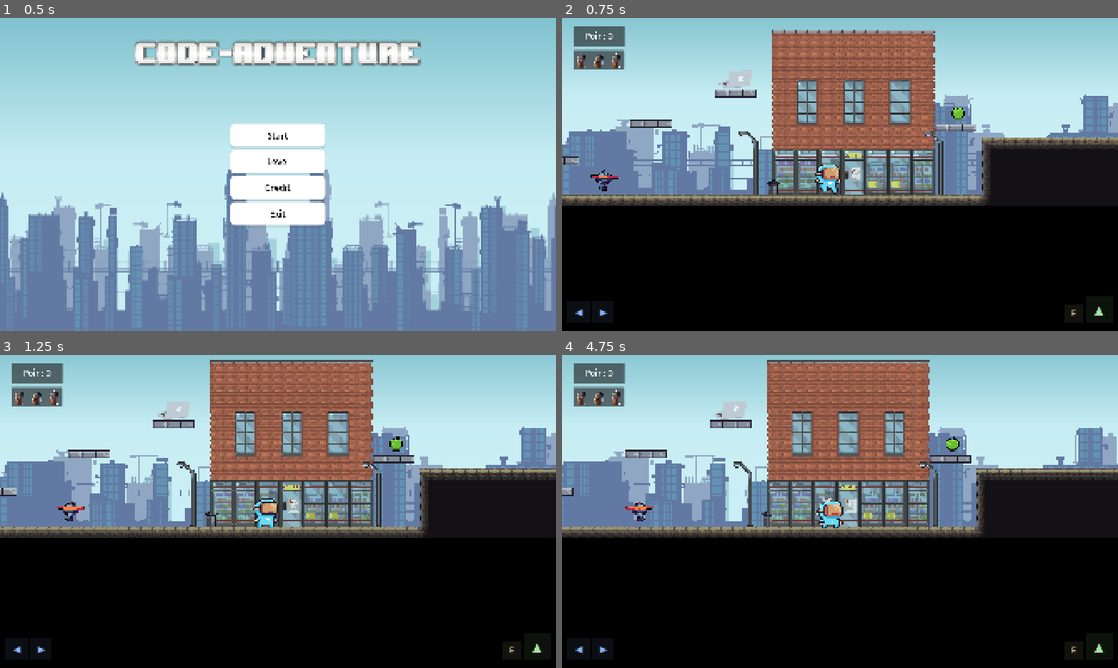
Above: before the commit, frames 1-4 (two rows, left to right).
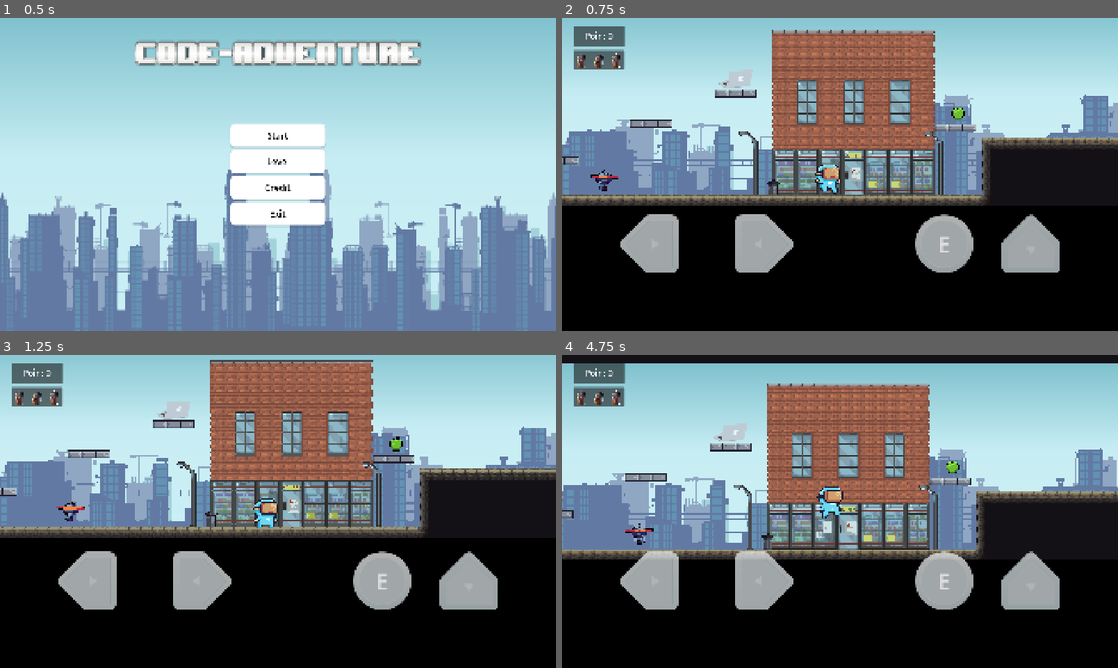
Above: after the commit, the same moments.

Repository: WanaRB/code-adventure
Game: Godot game, scene res://scenes/Tampilan/main_menu.tscn
Same seed, same stepped clock (60 frames per second), same inputs: the game is played once before the commit and once after it. Sound files missing from this copy of the repository are replaced by a short silence.
Inputs (mouse positions are in pixels of both pictures, inside the frame that each line leads up to):
- Up to frame 1 (0.5 s): no input
- Up to frame 2 (0.75 s): click "Start" at 0.5 s
- Up to frame 3 (1.25 s): no input
- Up to frame 4 (4.75 s): move the mouse to (962, 495) at 1.27 s; hold E (interact) 1.28-2 s; click (962, 495) at 1.42 s; tap D (kanan) at 1.55, 4.55 s; drag from (728, 527) to (728, 408) at 2.02 s; move the mouse to (895, 442) at 2.77 s; tap A (kiri) at 2.85 s; click (895, 442) at 2.92 s; tap W (lompat) at 3.05 s; drag from (812, 574) to (956, 473) at 3.52 s; move the mouse to (1006, 558) at 4.27 s; hold E (interact) from 4.28 s (still down); click (1006, 558) at 4.42 s

Frame 1 is identical in both runs. In frame 2, 6.2% of the frame differs, in the area x 2-98%, y 62-96%; in frame 3, 6.2%; in frame 4, 35%, in the area x 0-100%, y 0-96%.

Commit message:
mobile control

Diff:
--- a/MobileControls.gd.gd
+++ b/MobileControls.gd.gd
@@ -1,185 +1,189 @@
 extends CanvasLayer
 
 # ╔══════════════════════════════════════════════════════════════════════════════╗
-# ║                    KONFIGURASI MOBILE CONTROLS                             ║
+# ║              KONFIGURASI UKURAN & POSISI TOMBOL MOBILE                     ║
+# ║                                                                            ║
+# ║  Semua angka dalam pixel. Koordinat (0,0) = pojok kiri atas layar.         ║
+# ║                                                                            ║
+# ║  Cara mengatur posisi tombol:                                              ║
+# ║    PAD_LEFT   → geser tombol KIRI/KANAN menjauhi tepi kiri                 ║
+# ║    PAD_RIGHT  → geser tombol LOMPAT/E menjauhi tepi kanan                  ║
+# ║    PAD_BOTTOM → naikkan semua tombol dari tepi bawah (angka lebih besar   ║
+# ║                 = tombol lebih tinggi dari bawah layar)                    ║
+# ║    GAP_DIR    → jarak antara tombol KIRI dan KANAN                         ║
+# ║    GAP_ACTION → jarak antara tombol E dan LOMPAT                           ║
+# ║                                                                            ║
+# ║  Cara mengatur ukuran tombol:                                              ║
+# ║    BTN_DIR_SIZE    → ukuran tombol ◄ dan ► (lebih besar = lebih mudah tap) ║
+# ║    BTN_JUMP_SIZE   → ukuran tombol LOMPAT (sedikit lebih besar dari arah)  ║
+# ║    BTN_E_SIZE      → ukuran tombol INTERAKSI (E)                           ║
 # ╚══════════════════════════════════════════════════════════════════════════════╝
 
-## Tampilkan kontrol di PC juga (untuk testing di editor). Set false saat publish.
-const SELALU_TAMPIL      := false
+# ─── Ukuran tombol ────────────────────────────────────────────────────────────
+const BTN_DIR_SIZE    := 200.0   ## Ukuran tombol kiri & kanan (pixel)
+const BTN_JUMP_SIZE   := 200.0  ## Ukuran tombol lompat (pixel)
+const BTN_E_SIZE      := 200.0   ## Ukuran tombol interaksi E (pixel)
 
-## Ukuran tombol kiri/kanan (pixel)
-const BTN_DIR_SIZE       := 75.0
-## Ukuran tombol lompat (pixel)
-const BTN_JUMP_SIZE      := 90.0
-## Ukuran tombol interaksi E (pixel)
-const BTN_E_SIZE         := 65.0
+# ─── Posisi (jarak dari tepi layar) ──────────────────────────────────────────
+const PAD_LEFT        := 200.0   ## Jarak tombol kiri dari tepi kiri layar
+const PAD_RIGHT       := 200.0   ## Jarak tombol lompat dari tepi kanan layar
+const PAD_BOTTOM      := 200.0   ## Jarak semua tombol dari tepi bawah layar
+const GAP_DIR         := 200.0   ## Jarak antara tombol kiri dan kanan
+const GAP_ACTION      := 100.0   ## Jarak antara tombol E dan Lompat
 
-## Opacity tombol idle
-const OPACITY_IDLE       := 0.45
-## Opacity tombol saat ditekan
-const OPACITY_PRESSED    := 0.90
+# ─── Tampilan ─────────────────────────────────────────────────────────────────
+const OPACITY_IDLE    := 0.70   ## Transparansi tombol saat tidak ditekan (0.0–1.0)
+const OPACITY_PRESSED := 0.95   ## Transparansi tombol saat ditekan
 
-## Jarak dari tepi kiri layar (pixel)
-const PAD_LEFT           := 20.0
-## Jarak dari tepi kanan layar (pixel)
-const PAD_RIGHT          := 20.0
-## Jarak dari tepi bawah layar (pixel)
-const PAD_BOTTOM         := 28.0
-## Jarak antar tombol kiri-kanan (pixel)
-const GAP_DIR            := 10.0
-
-## Warna tombol arah
-const C_DIR              := Color("#89b4fa")
-## Warna tombol lompat
-const C_JUMP             := Color("#a6e3a1")
-## Warna tombol interaksi
-const C_INTERACT         := Color("#f9e2af")
+# ─── Path gambar tombol ───────────────────────────────────────────────────────
+# Tombol kiri  → dpad_element_west.png
+# Tombol kanan → dpad_element_east.png
+# Tombol lompat → dpad_element_south.png  (dibalik vertikal agar panah ke atas)
+# Tombol E     → button_circle.png + label "E"
+const IMG_KIRI   := "res://assets/image/MobileUI/dpad_element_east.png"
+const IMG_KANAN  := "res://assets/image/MobileUI/dpad_element_west.png"
+const IMG_LOMPAT := "res://assets/image/MobileUI/dpad_element_south.png"
+const IMG_E      := "res://assets/image/MobileUI/button_circle.png"
 
 # ─── State internal ────────────────────────────────────────────────────────────
-# Map: finger_index → action name yang sedang ditekan oleh jari itu
-var _finger_action: Dictionary = {}
+var _finger_action : Dictionary = {}   # finger_index → action string
+var _button_rects  : Dictionary = {}   # action string → Rect2
+var _button_visuals: Dictionary = {}   # action string → Control node
 
-# Referensi rect setiap tombol (Rect2 dalam koordinat layar)
-# Format: { "action_name": Rect2 }
-var _button_rects: Dictionary = {}
+# ─── Lifecycle ────────────────────────────────────────────────────────────────
+func _ready():
+	# Deteksi mobile: cek fitur platform Godot (reliable di HTML5)
+	var is_mobile_web := OS.has_feature("web_android") or OS.has_feature("web_ios")
+	var is_touch      := DisplayServer.is_touchscreen_available()
 
-# Referensi visual node setiap tombol
-var _button_visuals: Dictionary = {}
-
-# ─── Setup ────────────────────────────────────────────────────────────────────
-func _ready():
-	if not DisplayServer.is_touchscreen_available() and not SELALU_TAMPIL:
+	if not is_mobile_web and not is_touch:
 		queue_free()
 		return
 
-	layer = 10
-	# KRITIS: process harus ALWAYS agar bisa terima input saat game di-pause (quiz, dll.)
-	process_mode = Node.PROCESS_MODE_ALWAYS
-
+	layer        = 10
+	process_mode = Node.PROCESS_MODE_ALWAYS   # Tetap aktif saat game di-pause
 	_build_ui()
 
 # ─── Build UI ─────────────────────────────────────────────────────────────────
 func _build_ui():
-	var vp := get_viewport()
-	var W: float = vp.get_visible_rect().size.x
-	var H: float = vp.get_visible_rect().size.y
+	var W := float(get_viewport().get_visible_rect().size.x)
+	var H := float(get_viewport().get_visible_rect().size.y)
 
-	# ── Kiri: tombol ← ──
-	var r_kiri := Rect2(
-		PAD_LEFT,
-		H - PAD_BOTTOM - BTN_DIR_SIZE,
-		BTN_DIR_SIZE, BTN_DIR_SIZE
-	)
-	_tambah_tombol("kiri", r_kiri, "◀", C_DIR)
+	# ── Tombol KIRI ──
+	_tambah_gambar("kiri",
+		Rect2(PAD_LEFT, H - PAD_BOTTOM - BTN_DIR_SIZE, BTN_DIR_SIZE, BTN_DIR_SIZE),
+		IMG_KIRI, "", false)
 
-	# ── Kanan: tombol → ──
-	var r_kanan := Rect2(
-		PAD_LEFT + BTN_DIR_SIZE + GAP_DIR,
-		H - PAD_BOTTOM - BTN_DIR_SIZE,
-		BTN_DIR_SIZE, BTN_DIR_SIZE
-	)
-	_tambah_tombol("kanan", r_kanan, "▶", C_DIR)
+	# ── Tombol KANAN ──
+	_tambah_gambar("kanan",
+		Rect2(PAD_LEFT + BTN_DIR_SIZE + GAP_DIR, H - PAD_BOTTOM - BTN_DIR_SIZE,
+			BTN_DIR_SIZE, BTN_DIR_SIZE),
+		IMG_KANAN, "", false)
 
-	# ── Lompat: tombol ↑ (kanan bawah) ──
-	var r_lompat := Rect2(
-		W - PAD_RIGHT - BTN_JUMP_SIZE,
-		H - PAD_BOTTOM - BTN_JUMP_SIZE,
-		BTN_JUMP_SIZE, BTN_JUMP_SIZE
-	)
-	_tambah_tombol("lompat", r_lompat, "▲", C_JUMP)
+	# ── Tombol LOMPAT (kanan bawah) — gambar dibalik agar panah ke atas ──
+	_tambah_gambar("lompat",
+		Rect2(W - PAD_RIGHT - BTN_JUMP_SIZE, H - PAD_BOTTOM - BTN_JUMP_SIZE,
+			BTN_JUMP_SIZE, BTN_JUMP_SIZE),
+		IMG_LOMPAT, "", false)   # flip = true
 
-	# ── Interact: tombol E (kiri dari lompat) ──
-	var r_e := Rect2(
-		W - PAD_RIGHT - BTN_JUMP_SIZE - BTN_E_SIZE - GAP_DIR,
-		H - PAD_BOTTOM - BTN_E_SIZE,
-		BTN_E_SIZE, BTN_E_SIZE
-	)
-	_tambah_tombol("interact", r_e, "E", C_INTERACT)
+	# ── Tombol E / INTERACT (kiri dari lompat) ──
+	_tambah_gambar("interact",
+		Rect2(W - PAD_RIGHT - BTN_JUMP_SIZE - GAP_ACTION - BTN_E_SIZE,
+			H - PAD_BOTTOM - BTN_E_SIZE, BTN_E_SIZE, BTN_E_SIZE),
+		IMG_E, "E", false)
 
-func _tambah_tombol(action: String, rect: Rect2, label: String, warna: Color):
+func _tambah_gambar(action: String, rect: Rect2,
+		img_path: String, label_text: String, flip_v: bool):
 	_button_rects[action] = rect
 
-	# Visual: ColorRect bulat sebagai background
-	var bg := ColorRect.new()
-	bg.position = rect.position
-	bg.size      = rect.size
-	bg.color     = Color(warna.r, warna.g, warna.b, 0.18)
-	bg.modulate.a = OPACITY_IDLE
+	# Container agar gambar + label bisa ditumpuk
+	var container := Control.new()
+	container.position = rect.position
+	container.size     = rect.size
+	container.mouse_filter = Control.MOUSE_FILTER_IGNORE
+	add_child(container)
 
-	# Sudut bulat via shader tidak tersedia di compatibility renderer —
-	# pakai Label di atas sebagai tanda visual
-	add_child(bg)
+	# Gambar tombol
+	if img_path != "" and ResourceLoader.exists(img_path):
+		var tex_rect := TextureRect.new()
+		tex_rect.texture = load(img_path)
+		tex_rect.set_anchors_preset(Control.PRESET_FULL_RECT)
+		tex_rect.stretch_mode = TextureRect.STRETCH_KEEP_ASPECT_CENTERED
+		if flip_v:
+			tex_rect.flip_v = true
+		tex_rect.mouse_filter = Control.MOUSE_FILTER_IGNORE
+		container.add_child(tex_rect)
 
-	var lbl := Label.new()
-	lbl.text = label
-	lbl.position = rect.position
-	lbl.size = rect.size
-	lbl.horizontal_alignment = HORIZONTAL_ALIGNMENT_CENTER
-	lbl.vertical_alignment   = VERTICAL_ALIGNMENT_CENTER
-	lbl.add_theme_font_size_override("font_size", int(rect.size.x * 0.45))
-	lbl.add_theme_color_override("font_color", warna)
-	add_child(lbl)
+	# Label opsional (untuk tombol E)
+	if label_text != "":
+		var lbl := Label.new()
+		lbl.text = label_text
+		lbl.set_anchors_preset(Control.PRESET_FULL_RECT)
+		lbl.horizontal_alignment = HORIZONTAL_ALIGNMENT_CENTER
+		lbl.vertical_alignment   = VERTICAL_ALIGNMENT_CENTER
+		lbl.add_theme_font_size_override("font_size", int(rect.size.x * 0.40))
+		lbl.add_theme_color_override("font_color", Color(1, 1, 1, 0.9))
+		lbl.mouse_filter = Control.MOUSE_FILTER_IGNORE
+		container.add_child(lbl)
 
-	_button_visuals[action] = bg
+	container.modulate.a    = OPACITY_IDLE
+	_button_visuals[action] = container
 
-# ─── Input Handling (multitouch) ──────────────────────────────────────────────
+# ─── Input multitouch ─────────────────────────────────────────────────────────
 func _input(event: InputEvent):
 	if event is InputEventScreenTouch:
-		_handle_touch(event.index, event.position, event.pressed)
+		if event.pressed:
+			for action in _button_rects:
+				if _button_rects[action].has_point(event.position):
+					_press(event.index, action)
+					break
+		else:
+			_release(event.index)
+
 	elif event is InputEventScreenDrag:
-		_handle_drag(event.index, event.position)
-
-func _handle_touch(finger: int, pos: Vector2, pressed: bool):
-	if pressed:
-		# Jari baru menyentuh layar — cek apakah mengenai tombol
-		for action in _button_rects:
-			if _button_rects[action].has_point(pos):
-				_press(finger, action)
-				return
-	else:
-		# Jari diangkat — lepaskan tombol yang dipegangnya
-		if _finger_action.has(finger):
-			_release(finger)
-
-func _handle_drag(finger: int, pos: Vector2):
-	# Jika jari bergeser keluar dari tombolnya, lepaskan tombol itu
-	if _finger_action.has(finger):
-		var current_action: String = _finger_action[finger]
-		if not _button_rects[current_action].has_point(pos):
-			_release(finger)
-
-		# Cek apakah jari bergeser ke tombol lain
-		for action in _button_rects:
-			if action != current_action and _button_rects[action].has_point(pos):
-				_release(finger)
-				_press(finger, action)
-				return
+		if _finger_action.has(event.index):
+			var cur: String = _finger_action[event.index]
+			# Jari keluar dari tombolnya → lepas
+			if not _button_rects[cur].has_point(event.position):
+				_release(event.index)
+				# Pindah ke tombol lain jika ada
+				for action in _button_rects:
+					if _button_rects[action].has_point(event.position):
+						_press(event.index, action)
+						break
 
 func _press(finger: int, action: String):
+	if _finger_action.get(finger, "") == action:
+		return   # Sudah aktif, tidak perlu dobel
+	if _finger_action.has(finger):
+		_release(finger)   # Lepas tombol lama dulu
 	_finger_action[finger] = action
-	# Inject langsung ke sistem Input Godot — works dengan multitouch
 	Input.action_press(action)
-	# Visual feedback
-	if _button_visuals.has(action):
-		_button_visuals[action].modulate.a = OPACITY_PRESSED
-	# Untuk "interact": inject event sekali (bukan hold)
 	if action == "interact":
 		var ev := InputEventAction.new()
 		ev.action  = "interact"
 		ev.pressed = true
 		Input.parse_input_event(ev)
+	if _button_visuals.has(action):
+		_button_visuals[action].modulate.a = OPACITY_PRESSED
 
 func _release(finger: int):
 	if not _finger_action.has(finger):
 		return
 	var action: String = _finger_action[finger]
 	_finger_action.erase(finger)
-	Input.action_release(action)
+	# Hanya release jika tidak ada jari lain yang memegang tombol yang sama
+	var masih_dipegang := false
+	for a in _finger_action.values():
+		if a == action:
+			masih_dipegang = true
+			break
+	if not masih_dipegang:
+		Input.action_release(action)
 	if _button_visuals.has(action):
 		_button_visuals[action].modulate.a = OPACITY_IDLE
 
-# ─── Cleanup saat scene ganti ─────────────────────────────────────────────────
+# ─── Cleanup ──────────────────────────────────────────────────────────────────
 func _exit_tree():
-	# Pastikan tidak ada action yang tersangkut saat scene di-reload
 	for action in _button_rects:
 		Input.action_release(action)
--- a/scenes/Tampilan/level_3.tscn
+++ b/scenes/Tampilan/level_3.tscn
@@ -1122,7 +1122,7 @@
 [node name="Character" type="Node" parent="." unique_id=386953154]
 
 [node name="jikri" parent="Character" unique_id=2066080324 instance=ExtResource("10_iareu")]
-position = Vector2(1815.9999, -112)
+position = Vector2(-95.99988, 47.999985)
 script = ExtResource("11_pipf5")
 metadata/_edit_group_ = true
 
